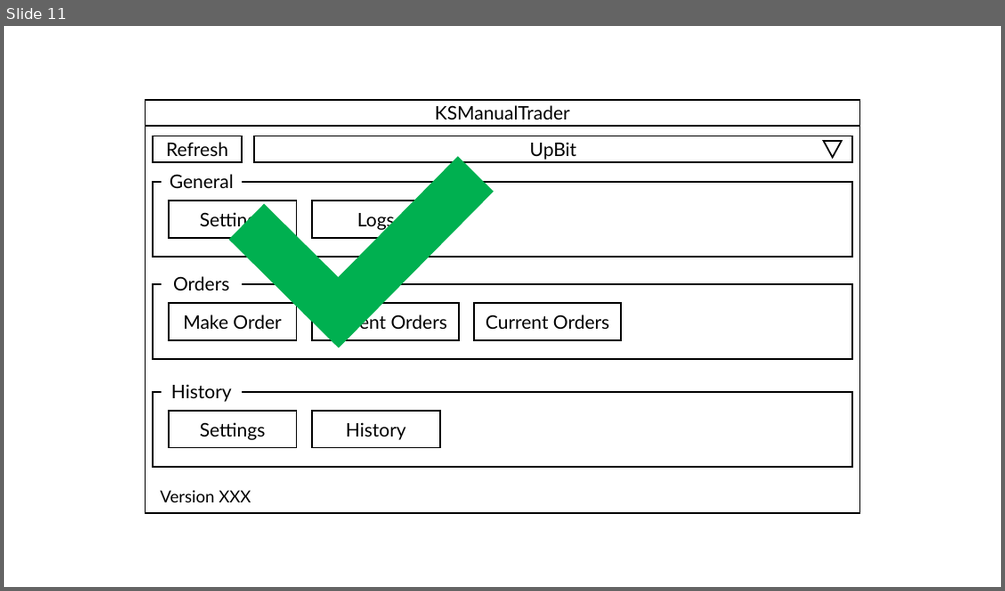
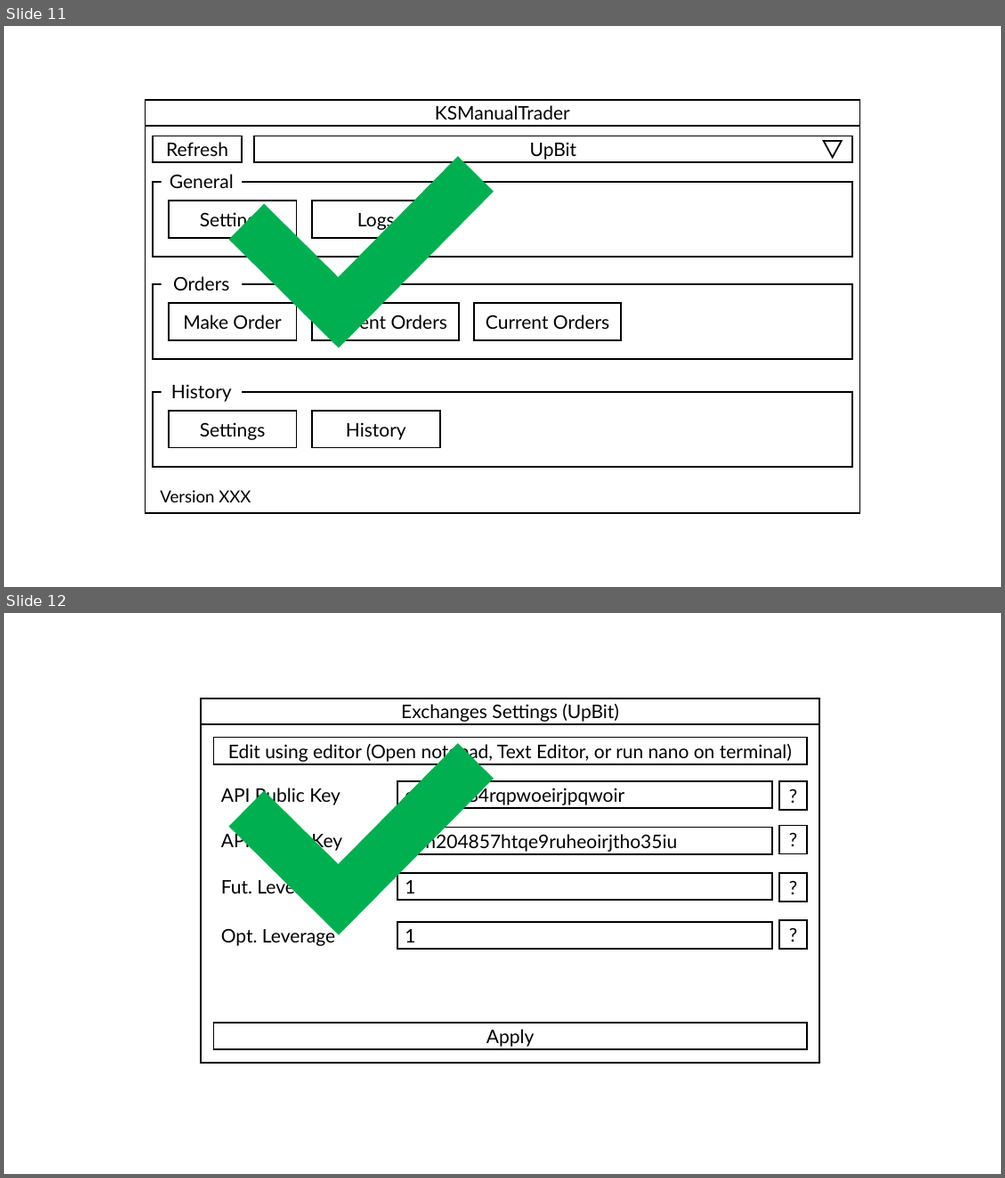
Before and after one commit to 410-dev/KSTraderMachine, a slide deck: Applications/KSManualTrade/uidesign.pptx. Shown one above the other, each under a label of ours: slide 11 before the commit, slides 11 and 12 after it. The pictures are 1005x591 and 1005x1178 pixels, drawn with LibreOffice and Linux fonts; fonts in the diff are those of the drawing. Boxes give left, top, right and bottom in pixels: in the first picture for what was removed or moved away, otherwise in the second. Text is boxed around its words. In the diff, an @@ line names an element or a change of style, - is before the commit and + after.

```diff
--- a/Applications/KSManualTrade/uidesign.pptx
+++ b/Applications/KSManualTrade/uidesign.pptx
@@ slide 12 added at (4, 613, 1001, 1174), background #FFFFFF @@
@@ rectangle added at (201, 698, 820, 724), fill #FFFFFF, outline #000000 1.5 pt, 18 pt, text #000000 @@
+Exchanges Settings (UpBit)
@@ rectangle added at (201, 724, 820, 1062), fill #FFFFFF, outline #000000 1.5 pt @@
@@ rectangle added at (213, 737, 807, 764), fill #FFFFFF, outline #000000 1.5 pt, 18 pt, text #000000 @@
+Edit using editor (Open notepad, Text Editor, or run nano on terminal)
@@ rectangle added at (303, 743, 494, 934), fill #00B050 @@
@@ text added at (221, 787, 340, 806), 18 pt, text #000000 @@
+API Public Key
@@ rectangle added at (229, 791, 340, 902), fill #00B050 @@
@@ rectangle added at (397, 781, 772, 808), fill #FFFFFF, outline #000000 1.5 pt, 18 pt, text #000000 @@
+qwerq984rqpwoeirjpqwoir
@@ rectangle added at (779, 781, 807, 810), fill #FFFFFF, outline #000000 1.5 pt, 18 pt, text #000000 @@
+?
@@ rectangle added at (779, 826, 807, 854), fill #FFFFFF, outline #000000 1.5 pt, 18 pt, text #000000 @@
+?
@@ text added at (221, 831, 342, 852), 18 pt, text #000000 @@
+API Secret Key
@@ rectangle added at (397, 827, 772, 854), fill #FFFFFF, outline #000000 1.5 pt, 18 pt, text #000000 @@
+4yh204857htqe9ruheoirjtho35iu
@@ text added at (221, 877, 330, 898), 18 pt, text #000000 @@
+Fut. Leverage
@@ rectangle added at (397, 873, 772, 900), fill #FFFFFF, outline #000000 1.5 pt, 18 pt, text #000000 @@
+1
@@ rectangle added at (779, 873, 807, 900), fill #FFFFFF, outline #000000 1.5 pt, 18 pt, text #000000 @@
+?
@@ text added at (221, 926, 335, 946), 18 pt, text #000000 @@
+Opt. Leverage
@@ rectangle added at (397, 922, 772, 949), fill #FFFFFF, outline #000000 1.5 pt, 18 pt, text #000000 @@
+1
@@ rectangle added at (779, 920, 807, 949), fill #FFFFFF, outline #000000 1.5 pt, 18 pt, text #000000 @@
+?
@@ rectangle added at (213, 1022, 807, 1050), fill #FFFFFF, outline #000000 1.5 pt, 18 pt, text #000000 @@
+Apply
```
Also in this commit, not shown: 1 other slide added, 8 other files.
